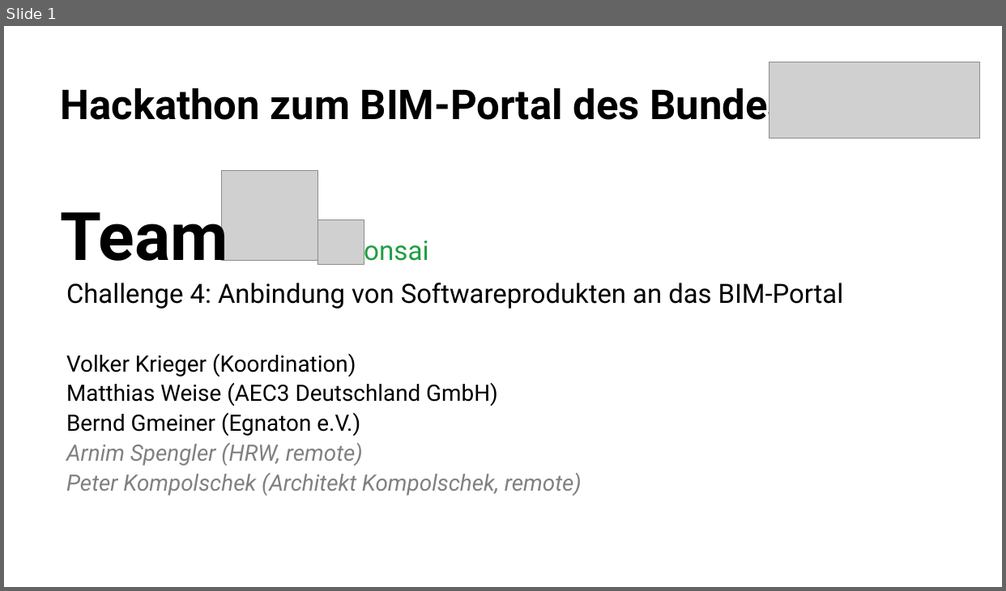
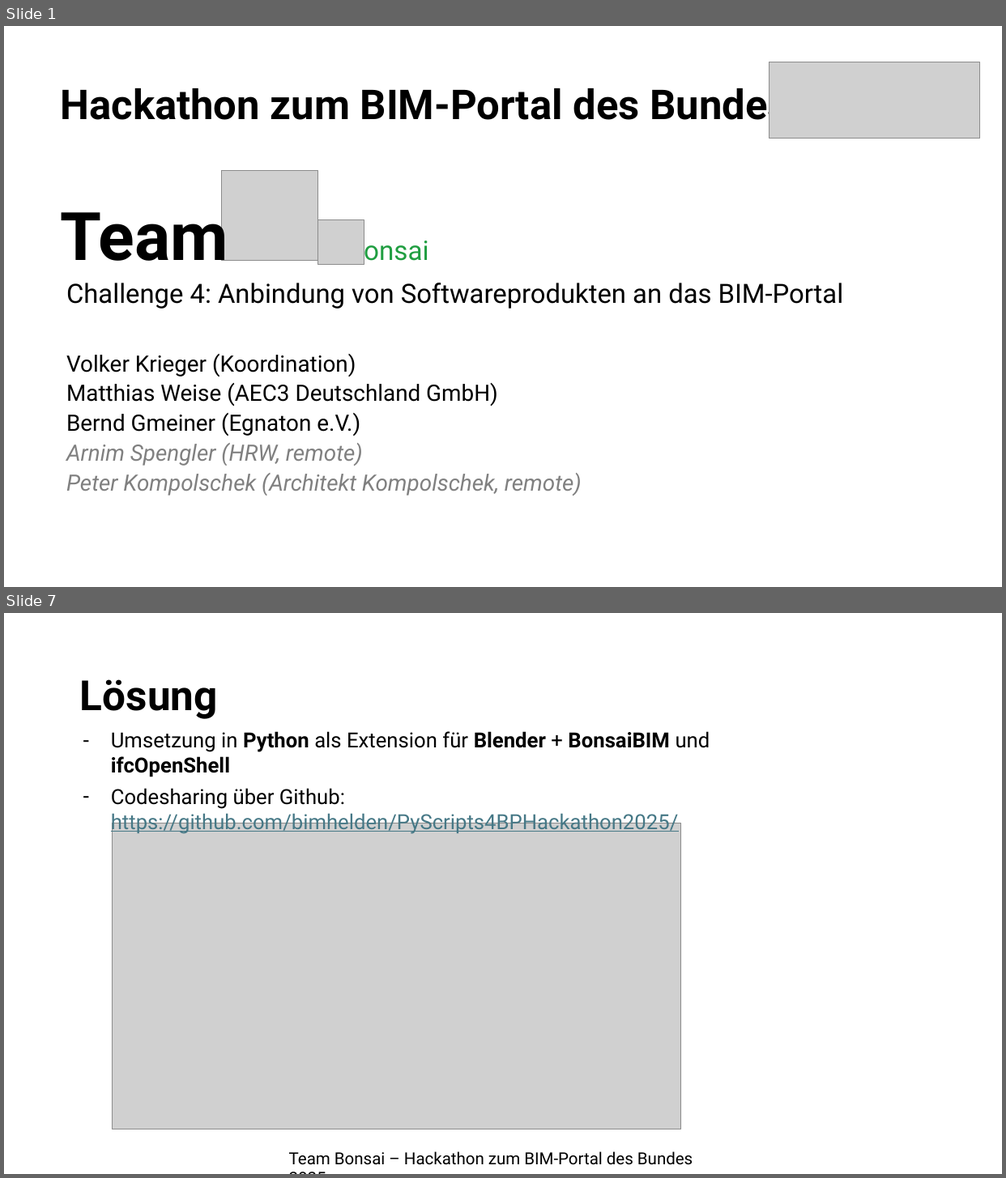
Before and after one commit to bimhelden/PyScripts4BPHackathon2025, a slide deck: Presentation/Pitch.pptx. Shown one above the other, each under a label of ours: slide 1 before the commit, slides 1 and 7 after it; the slides between them are not shown. The pictures are 1006x591 and 1006x1178 pixels, drawn with LibreOffice and Linux fonts; fonts in the diff are those of the drawing; grey boxes stand for pictures. Boxes give left, top, right and bottom in pixels: in the first picture for what was removed or moved away, otherwise in the second. Text is boxed around its words. In the diff, an @@ line names an element or a change of style, - is before the commit and + after.

Commit message:
IFC Patch Extension - Version 1

```diff
--- a/Presentation/Pitch.pptx
+++ b/Presentation/Pitch.pptx
@@ slide 7 added at bbox=[4, 613, 1002, 1174], background #FFFFFF @@
@@ title added at bbox=[80, 679, 218, 719], 40 pt, text #000000, bold @@
+Lösung
@@ text added at bbox=[111, 731, 710, 834], 20 pt, text #000000 @@
+– Umsetzung in Python als Extension für Blender + BonsaiBIM und ifcOpenShell
+– Codesharing über Github:
+  https://github.com/bimhelden/PyScripts4BPHackathon2025/
@@ picture added at bbox=[112, 824, 680, 1130] @@
@@ text added at bbox=[289, 1152, 692, 1165], 16 pt, text #000000 @@
+Team Bonsai – Hackathon zum BIM-Portal des Bundes 2025
```
Also in this commit, not shown: 5 slides changed, 1 other slide added, 2 slides removed, 3 other files.
